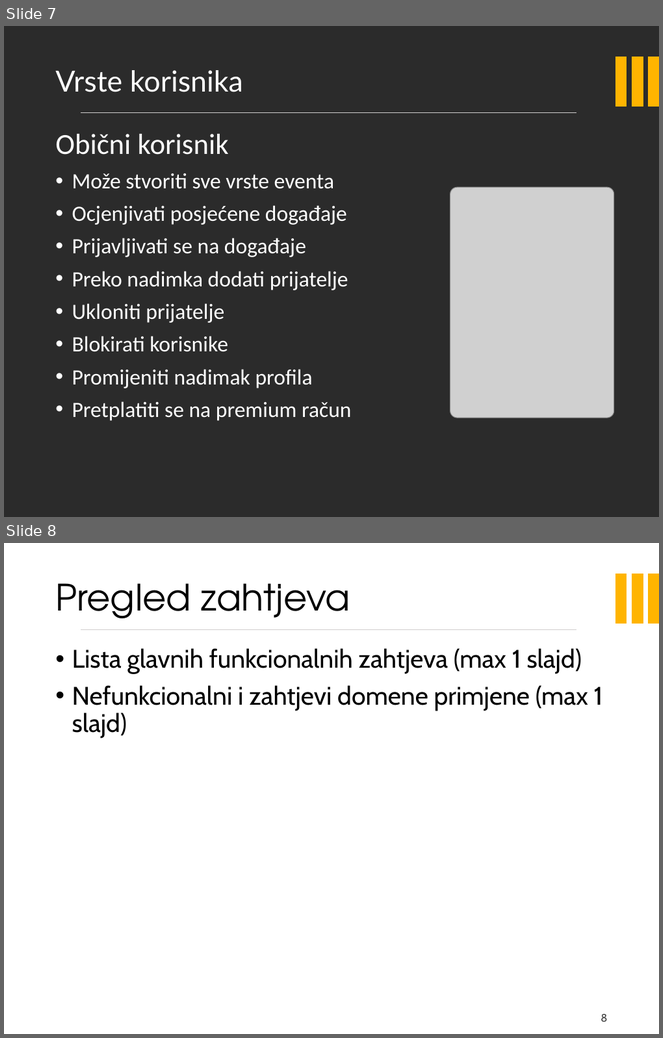
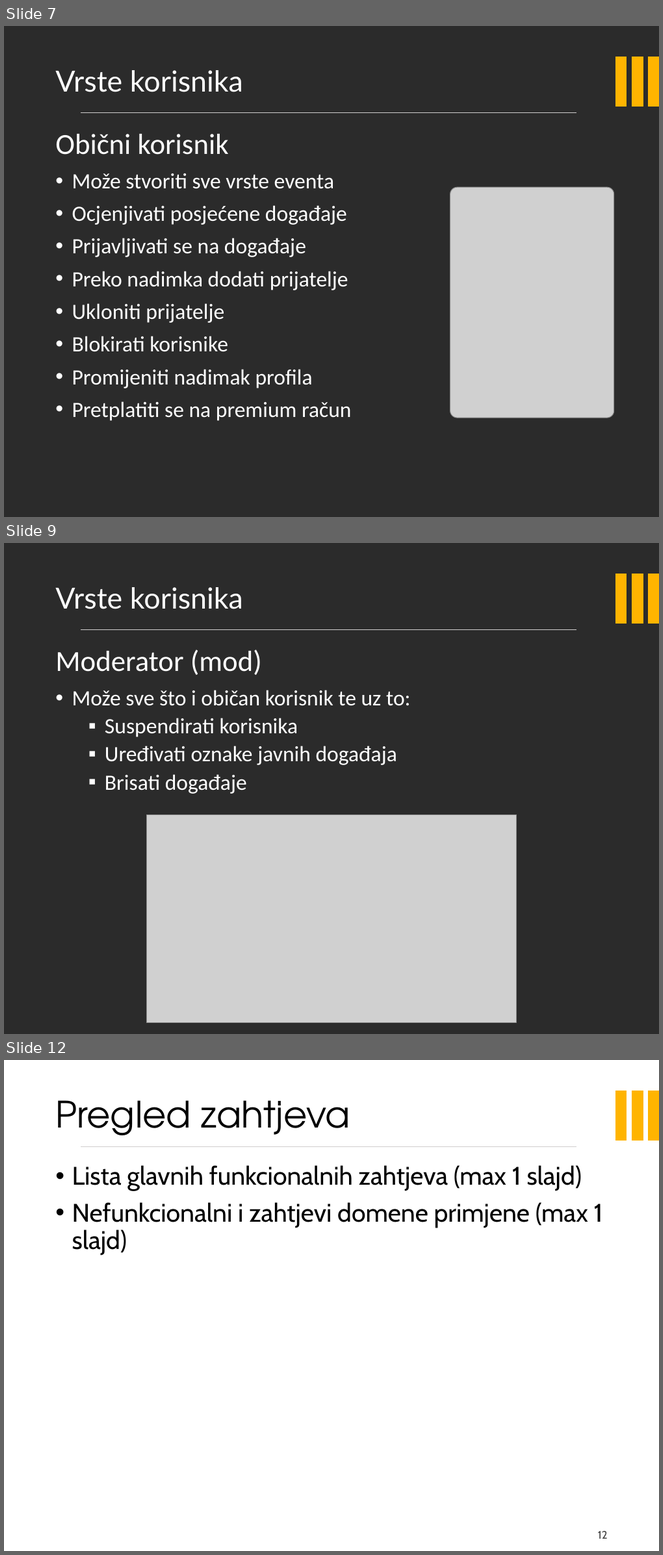
Before and after one commit to velimirkovacic/software_engineering_project, a slide deck: Dokumentacija/Prezentacija/EventkoPreza.pptx. Shown one above the other, each under a label of ours: slides 7 and 8 before the commit, slides 7, 9 and 12 after it; the slides between them are not shown. The pictures are 663x1038 and 663x1555 pixels, drawn with LibreOffice and Linux fonts; fonts in the diff are those of the drawing; grey boxes stand for pictures; background and template pictures are left out; a plain dark background stands for a picture behind light text. Boxes give left, top, right and bottom in pixels: in the first picture for what was removed or moved away, otherwise in the second. Text is boxed around its words. In the diff, an @@ line names an element or a change of style, - is before the commit and + after.

Commit message:
dodane sve vrste korisnika

```diff
--- a/Dokumentacija/Prezentacija/EventkoPreza.pptx
+++ b/Dokumentacija/Prezentacija/EventkoPreza.pptx
@@ slide 9 added at box(4, 543, 659, 1034), background picture (left out); not listed: 4 template elements that a slide beside it also shows @@
@@ title added at box(55, 587, 243, 609), 32 pt, text #FFFFFF @@
+Vrste korisnika
@@ text added at box(55, 650, 411, 794), 24 pt, text #FFFFFF @@
+Moderator (mod)
+• Može sve što i običan korisnik te uz to:
+  ▪ Suspendirati korisnika
+  ▪ Uređivati oznake javnih događaja
+  ▪ Brisati događaje
@@ picture added at box(146, 815, 516, 1023) @@
@@ what was slide 8 is now slide 12 @@
@@ page number at box(598, 1531, 608, 1539): text changed @@
-8
+12
```
Also in this commit, not shown: 3 other slides added.
